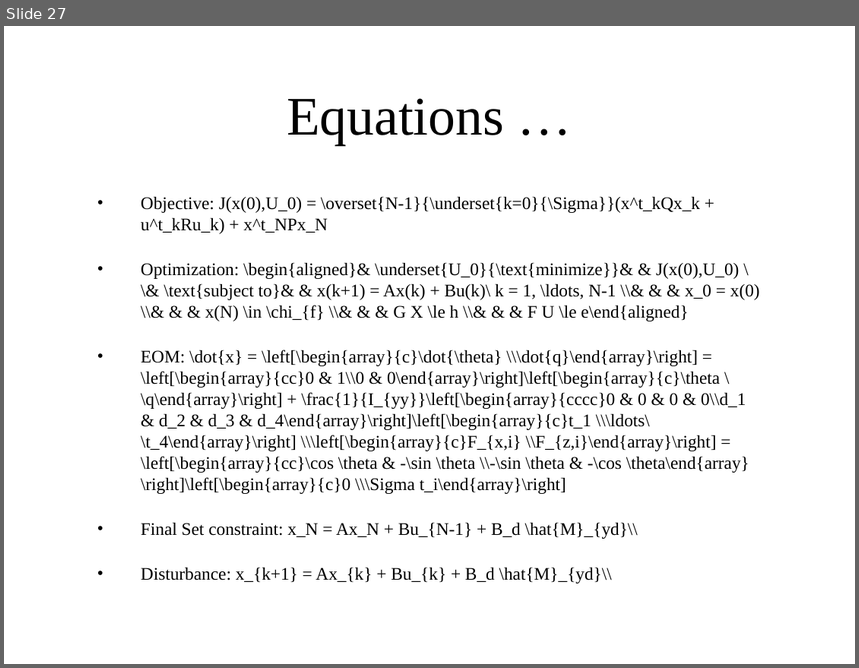
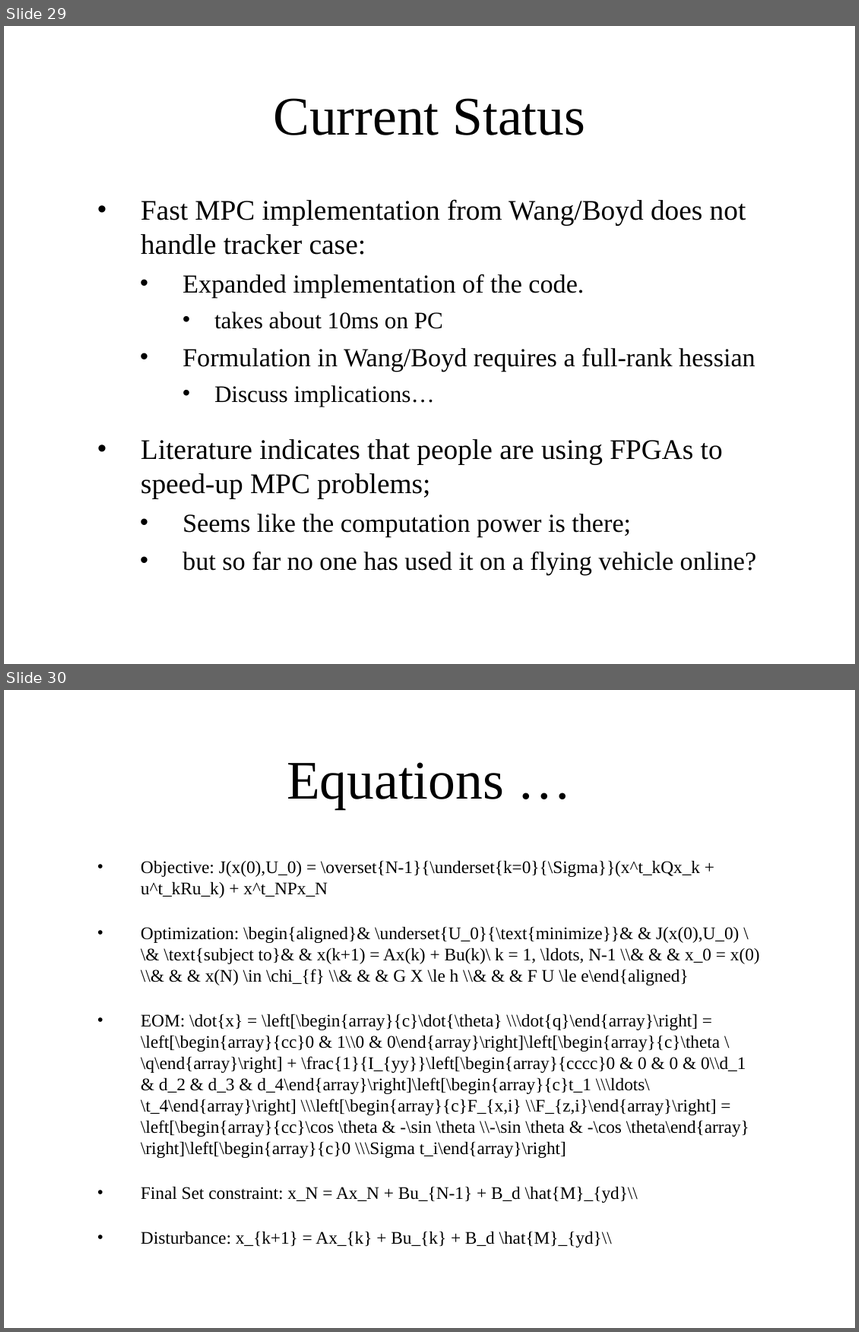
Before and after one commit to ZahraBoroujeni/zmpc, a slide deck: mpc.pptx. Shown one above the other, each under a label of ours: slide 27 before the commit, slides 29 and 30 after it. The pictures are 859x668 and 859x1332 pixels, drawn with LibreOffice and Linux fonts; fonts in the diff are those of the drawing; background and template pictures are left out. Boxes give left, top, right and bottom in pixels: in the first picture for what was removed or moved away, otherwise in the second. Text is boxed around its words. In the diff, an @@ line names an element or a change of style, - is before the commit and + after.

```diff
--- a/mpc.pptx
+++ b/mpc.pptx
@@ slide 29 added at <box>4,26,855,664</box>, background picture (left out) @@
@@ title added at <box>273,98,586,135</box>, 46 pt, text #000000 @@
+Current Status
@@ text added at <box>141,199,757,575</box>, 22 pt, text #000000 @@
+• Fast MPC implementation from Wang/Boyd does not handle tracker case:
+  • Expanded implementation of the code.
+    • takes about 10ms on PC
+  • Formulation in Wang/Boyd requires a full-rank hessian
+    • Discuss implications…
+• Literature indicates that people are using FPGAs to speed-up MPC problems;
+  • Seems like the computation power is there;
+  • but so far no one has used it on a flying vehicle online?
@@ what was slide 27 is now slide 30 @@
```
Also in this commit, not shown: 2 slides changed, 2 other slides added, 1 other file.
